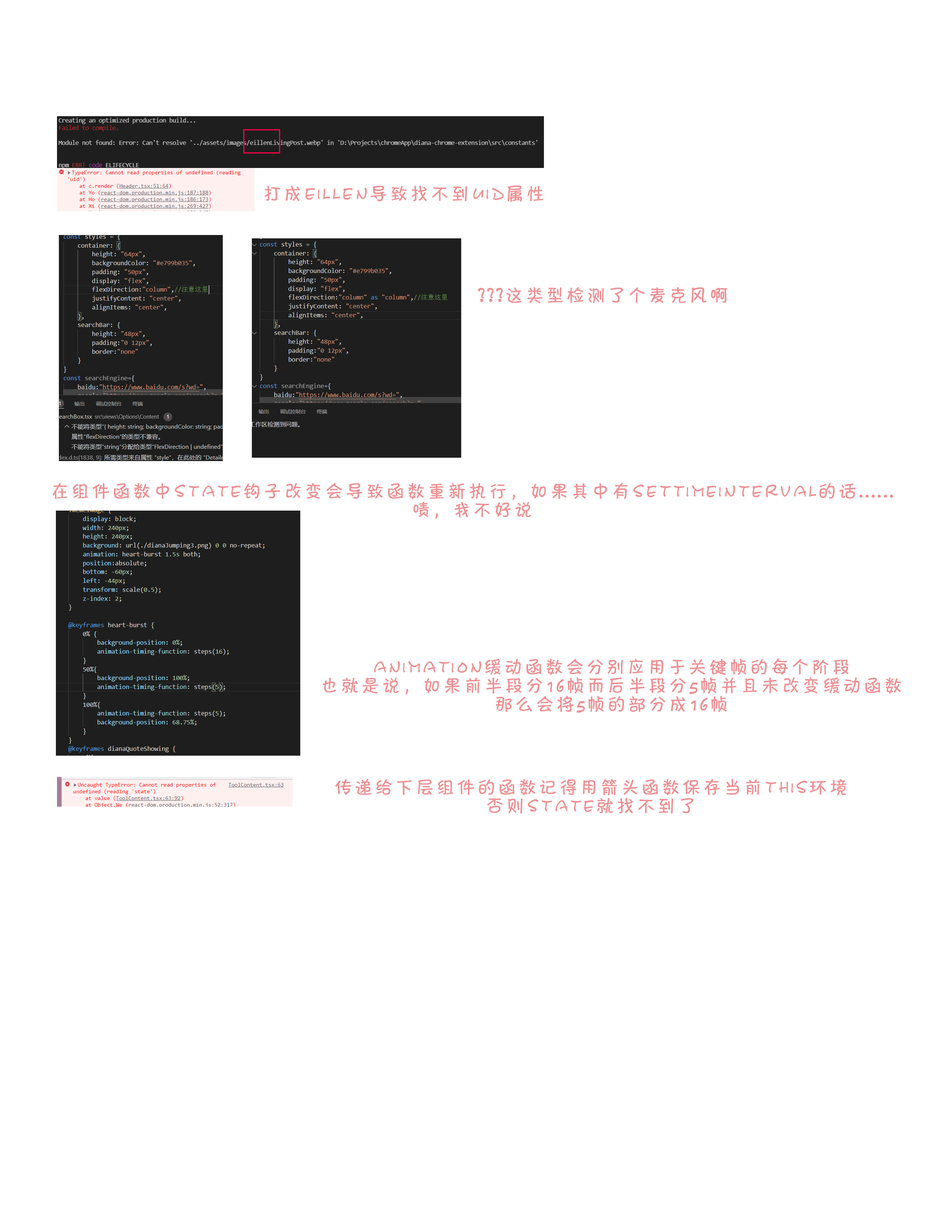
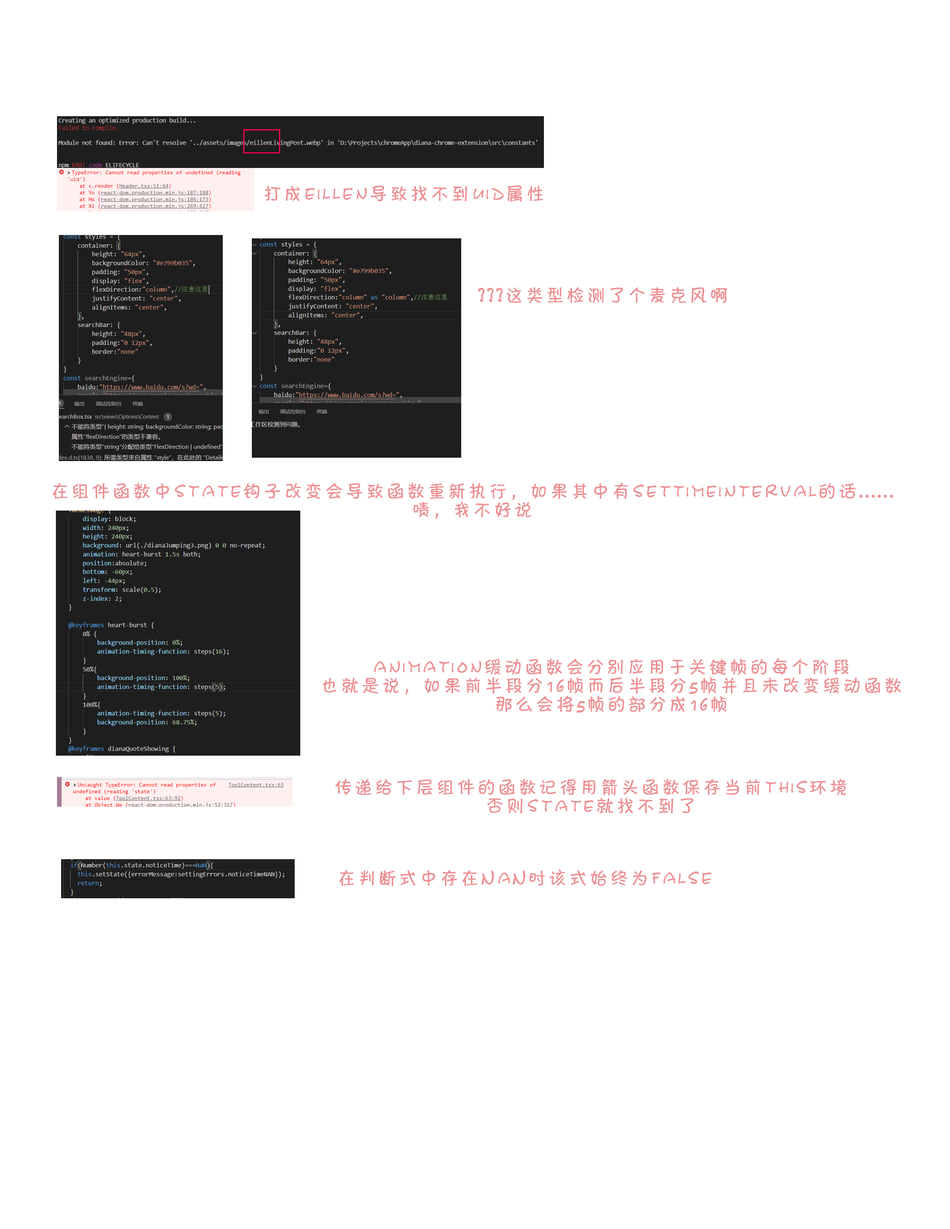
The second 950px x 1229px image is a revision of the first. Changes to its layers:
added layer "在判断式中存在NaN时该式始终为false" above "图层 8" over left=338, top=869, right=712, bottom=887
added layer "图层 8" above "传递给下层组件的函数记得用箭头函数保存当前this环境 否则state就找不到了" over left=61, top=859, right=295, bottom=899
